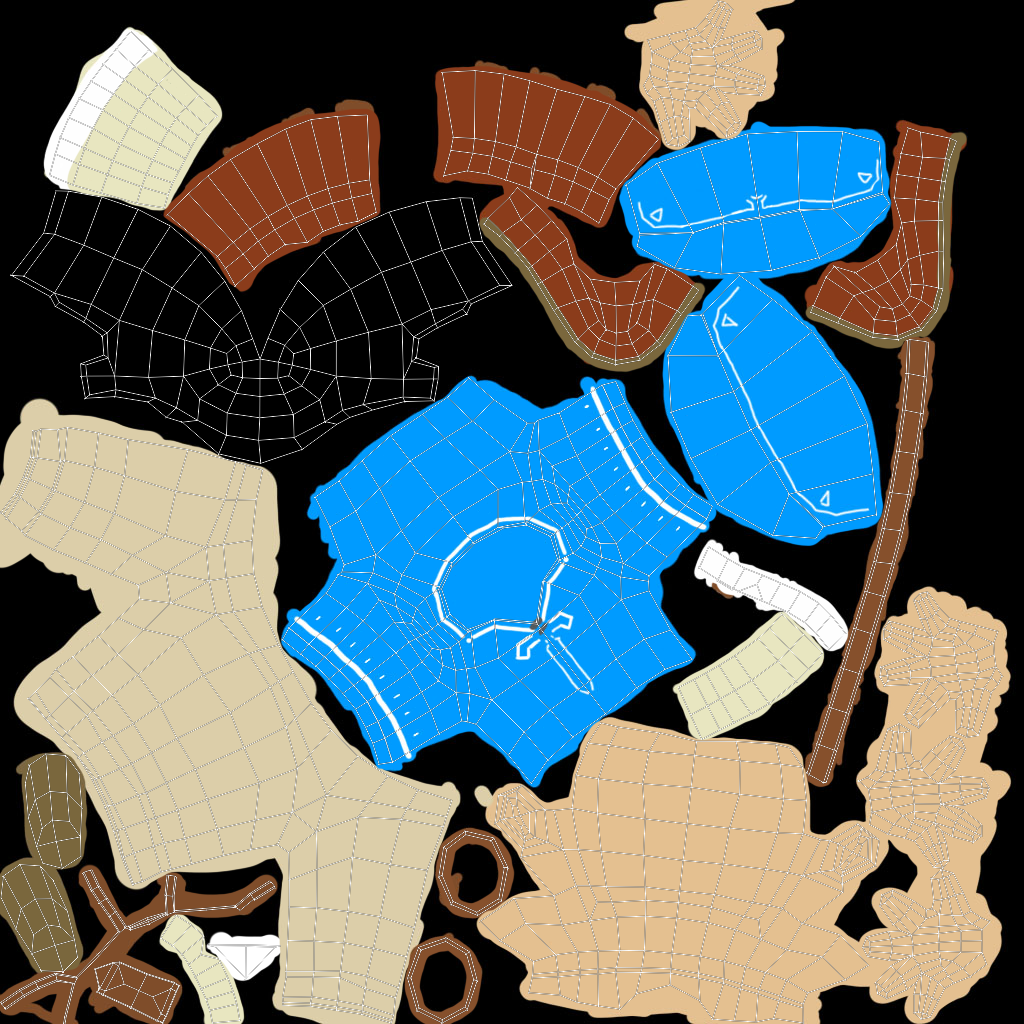
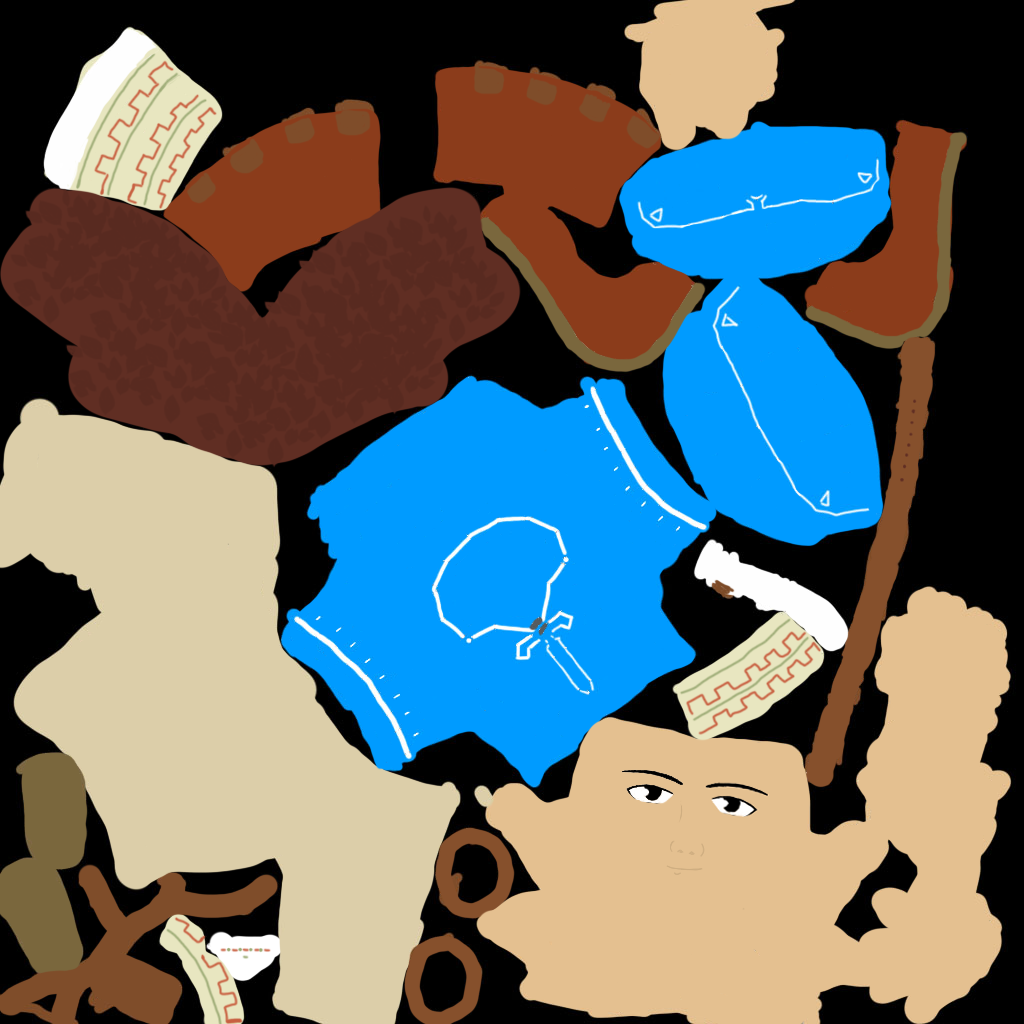
Two versions of the same layered image (1024 x 1024). Layer-by-layer changes:
hid "UV" over <box>0,0,1004,1024</box>
added layer "Layer 3" above "Shader" over <box>616,759,785,896</box>
painted on "Shader" over <box>0,47,917,1024</box>
